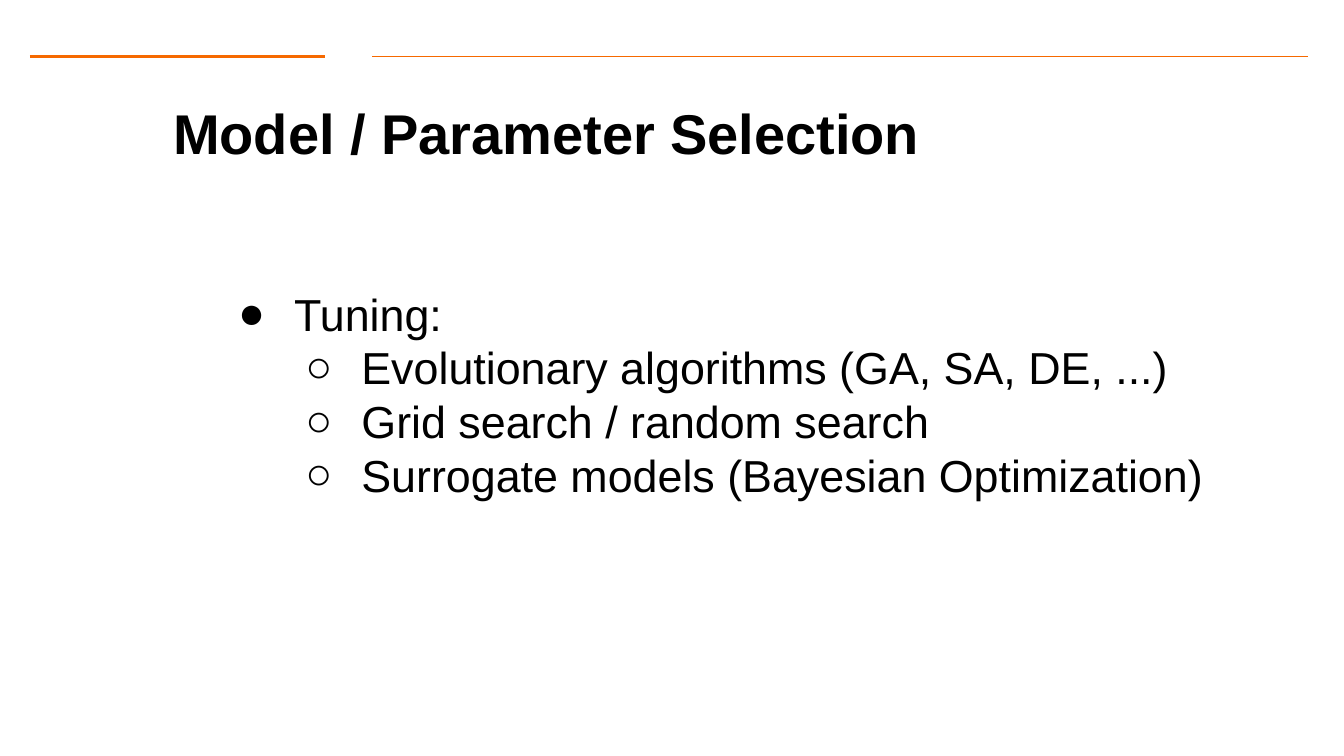
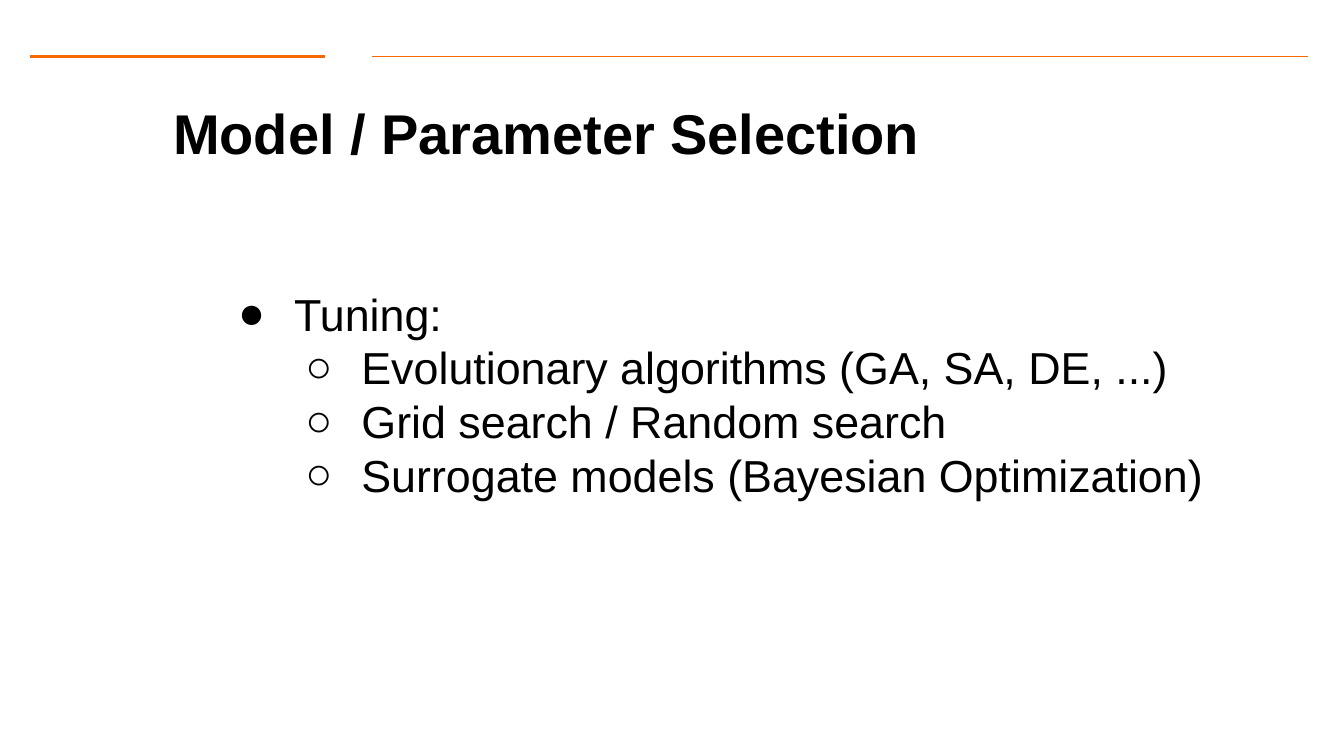
Before and after one commit to Dre1896/RIT-DSCI-633-FDS, a slide deck: slide 25 of Syllabus/Lecture02/Lec02_CaseStudy.pptx. Drawn at 1344x756 pixels with LibreOffice and Linux fonts; fonts in the diff are those of the drawing; background and template pictures are left out. Boxes give left, top, right and bottom in pixels: in the first picture for what was removed or moved away, otherwise in the second. Text is boxed around its words. In the diff, an @@ line names an element or a change of style, - is before the commit and + after.

```diff
--- a/Syllabus/Lecture02/Lec02_CaseStudy.pptx
+++ b/Syllabus/Lecture02/Lec02_CaseStudy.pptx
@@ text at [361,405,946,439]: text changed @@
-  ○ Grid search / random search
+  ○ Grid search / Random search
```
Also in this commit, not shown: 5 other slides changed.
